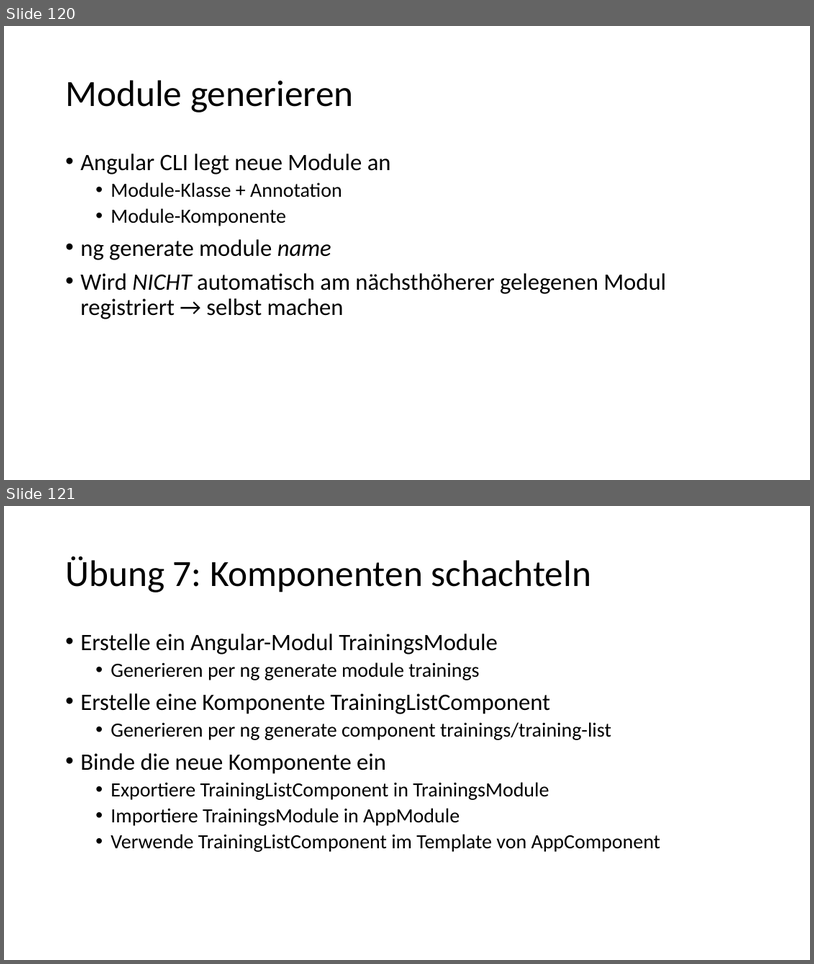
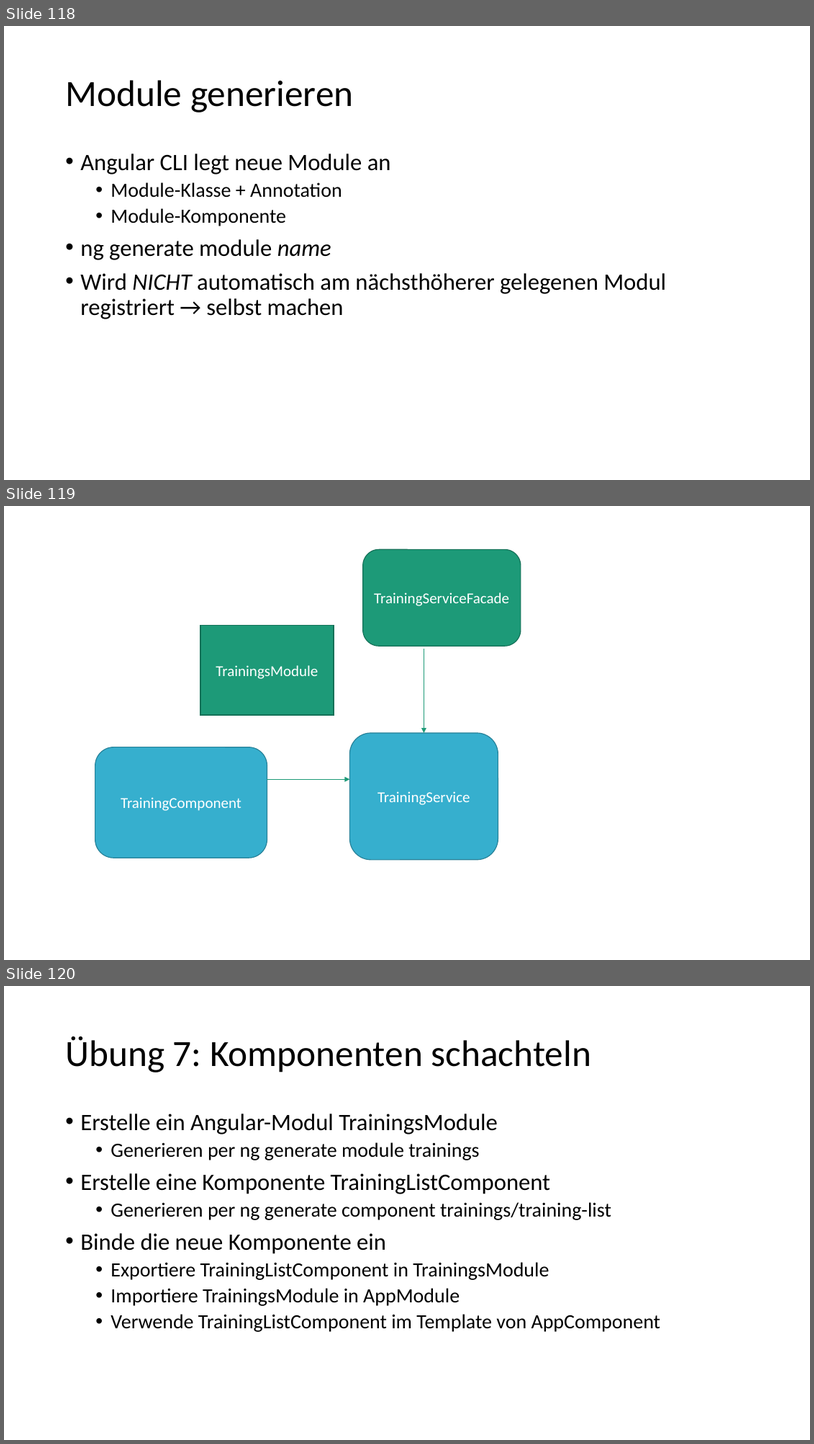
Before and after one commit to goetzingert/angular, a slide deck: presentation.pptx. Shown one above the other, each under a label of ours: slides 120 and 121 before the commit, slides 118, 119 and 120 after it. The pictures are 814x964 and 814x1444 pixels, drawn with LibreOffice and Linux fonts; fonts in the diff are those of the drawing. Boxes give left, top, right and bottom in pixels: in the first picture for what was removed or moved away, otherwise in the second. Text is boxed around its words. In the diff, an @@ line names an element or a change of style, - is before the commit and + after.

```diff
--- a/presentation.pptx
+++ b/presentation.pptx
@@ slide 119 added at (4,506,810,960), background #FFFFFF @@
@@ rounded rectangle added at (363,549,521,646), fill #1D9A78, outline #157259 1 pt, 18 pt, text #FFFFFF @@
+TrainingServiceFacade
@@ rectangle added at (201,626,334,715), fill #1D9A78, outline #157259 1 pt, 18 pt, text #FFFFFF @@
+TrainingsModule
@@ arrow added from (424, 649) to (424, 733), #1D9A78 0.5 pt @@
@@ rounded rectangle added at (350,733,498,860), fill #36AFCE, outline #288198 1 pt, 18 pt, text #FFFFFF @@
+TrainingService
@@ rounded rectangle added at (95,746,267,857), fill #36AFCE, outline #288198 1 pt, 18 pt, text #FFFFFF @@
+TrainingComponent
@@ arrow added from (267, 780) to (350, 780), #1D9A78 0.5 pt @@
@@ what was slide 120 is now slide 118 @@
@@ what was slide 121 is now slide 120 @@
```
Also in this commit, not shown: 11 slides changed, 2 slides removed, 7 other files.
